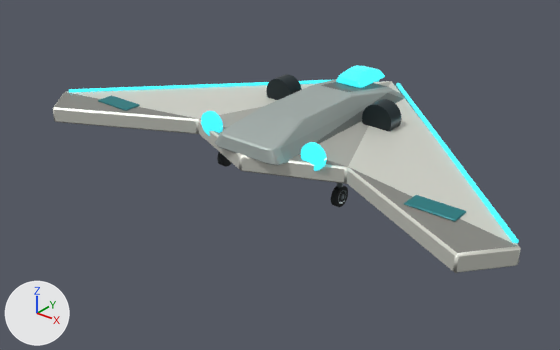
Two versions of the glTF model assets/models/helix/v1/ShrikeBomber.glb, one commit apart.
One viewpoint serves both versions: a camera (50 mm lens) standing at (6.65, -8.9, 5.31) and looking at (-0.26, -0.27, -0.04). The lights are fixed; the arrows at lower left show +X, +Y and +Z. The picture after the commit comes second. Where no turn or scale is listed for an object, it has been applied to the vertices. Vertices at exactly the same position are counted once.

Objects in the first picture: 'export_helix_ShrikeBomber_Wing'.
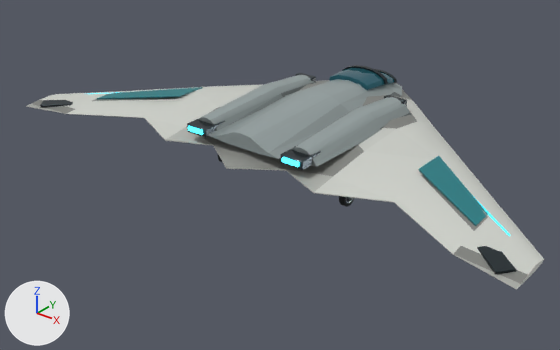
Diff of the bpy script that builds the scene:
```diff
--- a/assets/models/helix/v1/ShrikeBomber.glb.py
+++ b/assets/models/helix/v1/ShrikeBomber.glb.py
@@ mat_helix_plasmacore @@
+mat_helix_plasmacore = bpy.data.materials.new('Helix_PlasmaCore')
+# nodes: BsdfPrincipled, Mix, OutputMaterial, VertexColor
+# colours: cyan #47efff, cyan #45eaf9, mixed with the vertex colours
@@ mat_helix_canopyglass @@
+mat_helix_canopyglass = bpy.data.materials.new('Helix_CanopyGlass')
+# nodes: BsdfPrincipled, Mix, OutputMaterial, VertexColor
+# colours: dark cyan #133b42, dark cyan #295263, mixed with the vertex colours
@@ mat_helix_nozzle @@
+mat_helix_nozzle = bpy.data.materials.new('Helix_Nozzle')
+# nodes: BsdfPrincipled, Mix, OutputMaterial, VertexColor
+# colours: greyish blue #556169, mixed with the vertex colours
@@ me_wing_001 @@
 # used by ob_export_helix_shrikebomber_wing; location = (0.0, 0.0, 0.0)
-me_wing_001.from_pydata(...)  # 1220 vertices, 2341 faces; spans x -4.08..4.08, y -1.99..2.58, z 0.0..1.32
+me_wing_001.from_pydata(...)  # 1474 vertices, 2800 faces; spans x -4.32..4.32, y -2.02..2.75, z 0.0..1.31
+# me_wing_001 part 1: the loose piece of 24 vertices spanning x -3.25..-2.55, y -1.35..-1.05, z 0.81..0.83 is turned 42 degrees about the z axis through its middle and scaled by 0.756, then moved by (-1.02, -0.46, -0.11), in mat_helix_graphite
+# me_wing_001 part 2: the loose piece of 24 vertices spanning x 2.55..3.25, y -1.35..-1.05, z 0.81..0.83 is turned -42 degrees about the z axis through its middle and scaled by 0.756, then moved by (1.02, -0.46, -0.11), in mat_helix_graphite
+# me_wing_001 part 3: the loose piece of 128 vertices spanning x -1.15..-1.05, y -0.76..-0.44, z 0.0..0.32 is moved by (-0.08, 0.08, -0.01)
+# me_wing_001 part 4: the loose piece of 128 vertices spanning x 1.05..1.15, y -0.76..-0.44, z 0.0..0.32 is moved by (0.08, 0.08, -0.01)
+# me_wing_001 part 5: the loose piece of 66 vertices spanning x -0.64..0.64, y -1.45..2.13, z 0.78..1.16 is rebuilt with 48 vertices and now spans x -0.86..0.86, y -1.45..2.42, z 0.8..1.24
+# me_wing_001 part 6: the loose piece of 48 vertices spanning x -4.08..4.08, y -1.99..2.58, z 0.55..0.81 is rebuilt with 110 vertices and now spans x -4.32..4.32, y -2.02..2.75, z 0.48..1.11
+# me_wing_001 part 7: the loose piece of 40 vertices spanning x -1.21..-0.69, y 0.55..0.85, z 0.66..1.18 is deleted
+# me_wing_001 part 8: the loose piece of 40 vertices spanning x 0.69..1.21, y 0.55..0.85, z 0.66..1.18 is deleted
+# me_wing_001 part 9: the loose piece of 36 vertices spanning x -1.15..-0.75, y -1.08..-1.02, z 0.7..1.1 is deleted
+# me_wing_001 part 10: the loose piece of 36 vertices spanning x 0.75..1.15, y -1.08..-1.02, z 0.7..1.1 is deleted
+# me_wing_001 part 11: 1 vertex moved within x 0.02, y 1.66, z 0.13; 363 vertices removed from x -4.02..4.02, y -1.37..2.47, z 0.0..1.32; 605 vertices added at x -3.85..3.85, y -1.49..2.34, z 0.0..1.31
+# other edits to the shape of me_wing_001 do not show in these pictures
 me_wing_001.materials.append(mat_helix_ceramic)
@@ me_wing_001 @@
 me_wing_001.materials.append(mat_helix_rubber)
+me_wing_001.materials.append(mat_helix_canopyglass)
+me_wing_001.materials.append(mat_helix_nozzle)
+me_wing_001.materials.append(mat_helix_plasmacore)
```

Boxes [x1, y1, x2, y2] around the edits, measured in the pictures (560 x 350 px; the box of a moved part takes in the faces that stretch with it):
'export_helix_ShrikeBomber_Wing', reshaped (11% wider, 8% taller): before [53, 65, 521, 273]; after [26, 65, 544, 290]
part 1 of me_wing_001, moved or reshaped: before [98, 95, 140, 111]; after [40, 100, 73, 107]
part 2 of me_wing_001, moved or reshaped: before [404, 195, 466, 222]; after [477, 246, 516, 274]
part 3 of me_wing_001, moved or reshaped (mostly hidden afterwards): before [217, 152, 232, 167]; after [218, 155, 223, 163]
part 4 of me_wing_001, moved or reshaped: before [331, 186, 348, 207]; after [339, 196, 354, 207]
part 5 of me_wing_001, rebuilt (7% shorter): before [215, 79, 406, 165]; after [208, 79, 402, 159]
part 6 of me_wing_001, rebuilt (11% wider, 9% taller): before [53, 81, 521, 273]; after [26, 80, 544, 290]
part 7 of me_wing_001, deleted: before [266, 74, 302, 100]
part 8 of me_wing_001, deleted: before [362, 99, 402, 131]
part 9 of me_wing_001, deleted: before [201, 111, 223, 136]
part 10 of me_wing_001, deleted (cyan): before [301, 142, 327, 171]
part 11 of me_wing_001, moved or reshaped: before [69, 65, 519, 243]; after [89, 65, 510, 236]
